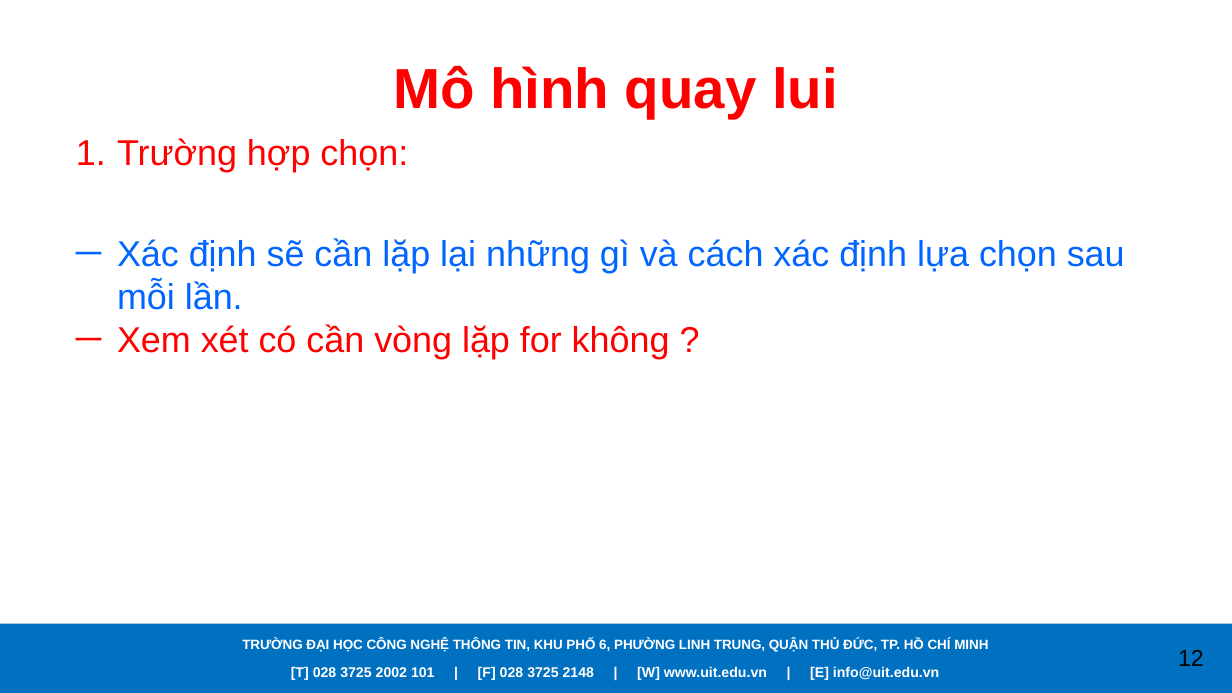
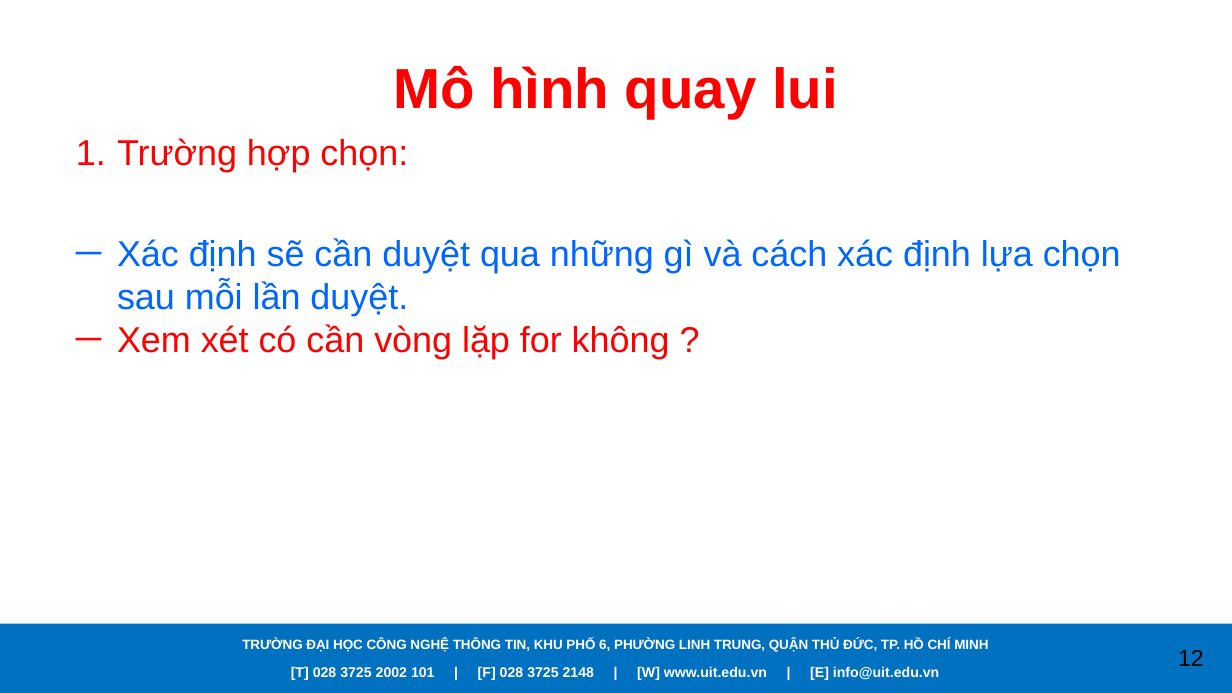
Before and after one commit to caodoanh2001/CS112.L21.KHMT, a slide deck: slide 12 of Seminar/Backtracking.pptx. Drawn at 1232x693 pixels with LibreOffice and Linux fonts; fonts in the diff are those of the drawing; background and template pictures are left out. Boxes give left, top, right and bottom in pixels: in the first picture for what was removed or moved away, otherwise in the second. Text is boxed around its words. In the diff, an @@ line names an element or a change of style, - is before the commit and + after.

```diff
--- a/Seminar/Backtracking.pptx
+++ b/Seminar/Backtracking.pptx
@@ text at bbox=[117, 238, 1121, 316]: text changed @@
-─ Xác định sẽ cần lặp lại những gì và cách xác định lựa chọn sau mỗi lần.
+─ Xác định sẽ cần duyệt qua những gì và cách xác định lựa chọn sau mỗi lần duyệt.
```
Also in this commit, not shown: 4 other slides changed.
